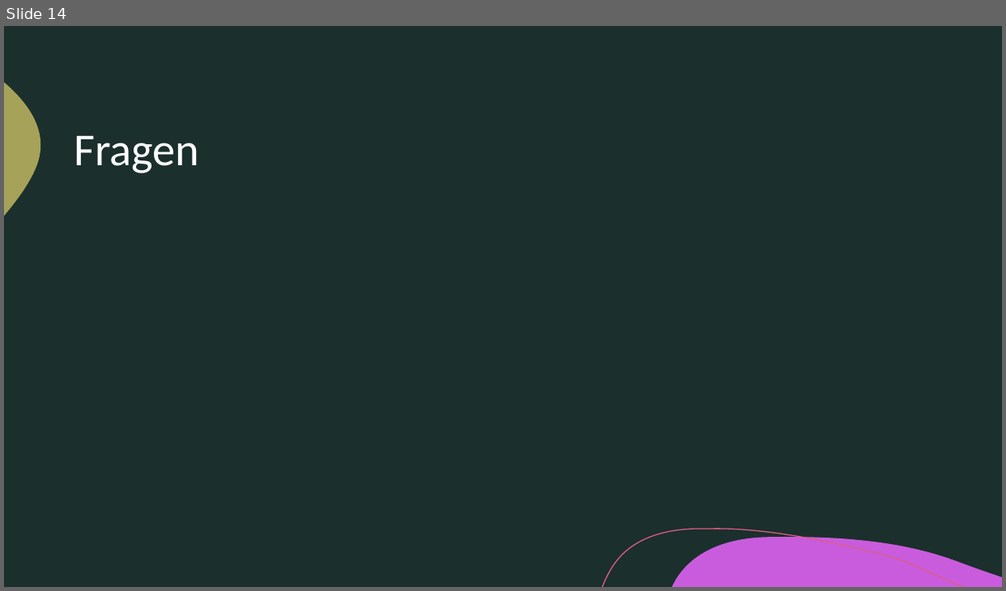
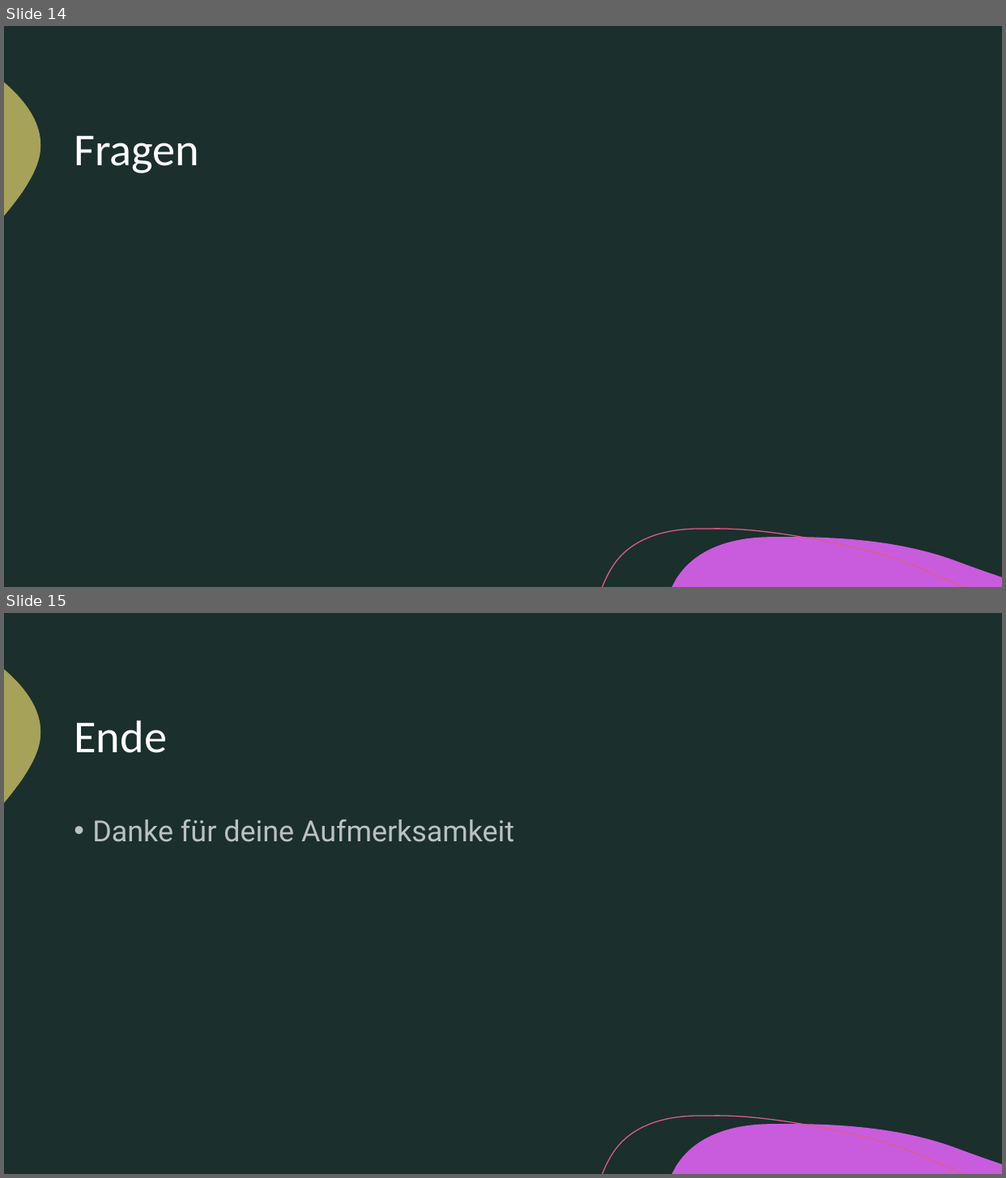
Before and after one commit to phonkd/gibb, a slide deck: 158/docs/Migration.pptm. Shown one above the other, each under a label of ours: slide 14 before the commit, slides 14 and 15 after it. The pictures are 1006x591 and 1006x1178 pixels, drawn with LibreOffice and Linux fonts; fonts in the diff are those of the drawing. Boxes give left, top, right and bottom in pixels: in the first picture for what was removed or moved away, otherwise in the second. Text is boxed around its words. In the diff, an @@ line names an element or a change of style, - is before the commit and + after.

```diff
--- a/158/docs/Migration.pptm
+++ b/158/docs/Migration.pptm
@@ slide 15 added at (4,613,1002,1174), background #1B2F2C; not listed: 3 template elements that a slide beside it also shows @@
@@ title added at (74,720,167,753), 44 pt, text #FFFFFF @@
+Ende
@@ text added at (92,820,514,842), 28 pt, text #FFFFFF at 70% opacity @@
+• Danke für deine Aufmerksamkeit
```
Also in this commit, not shown: 3 slides changed.
